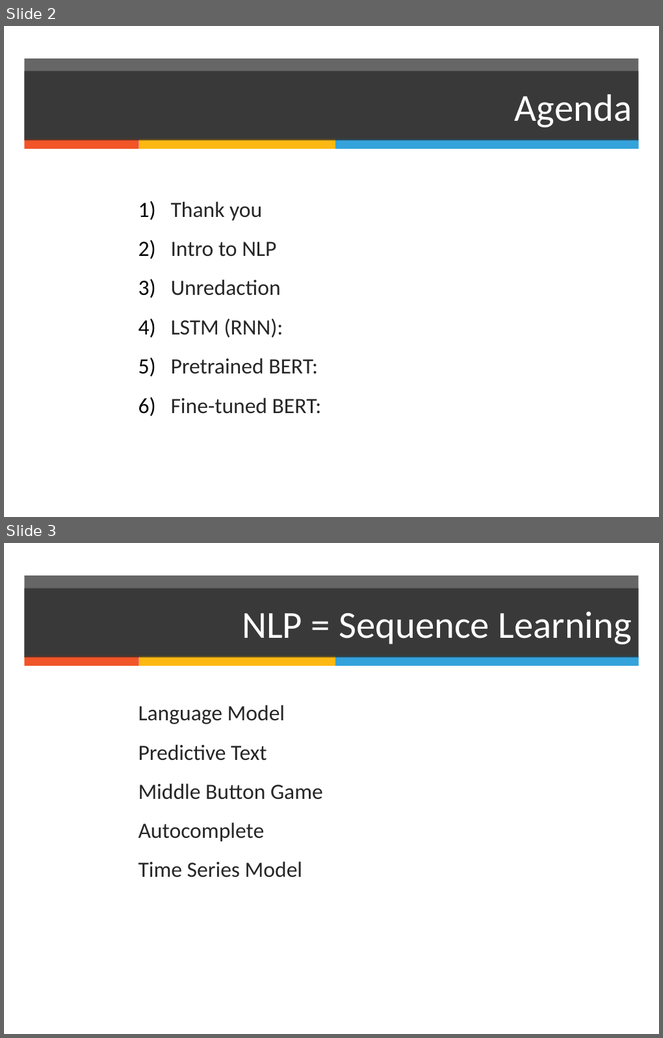
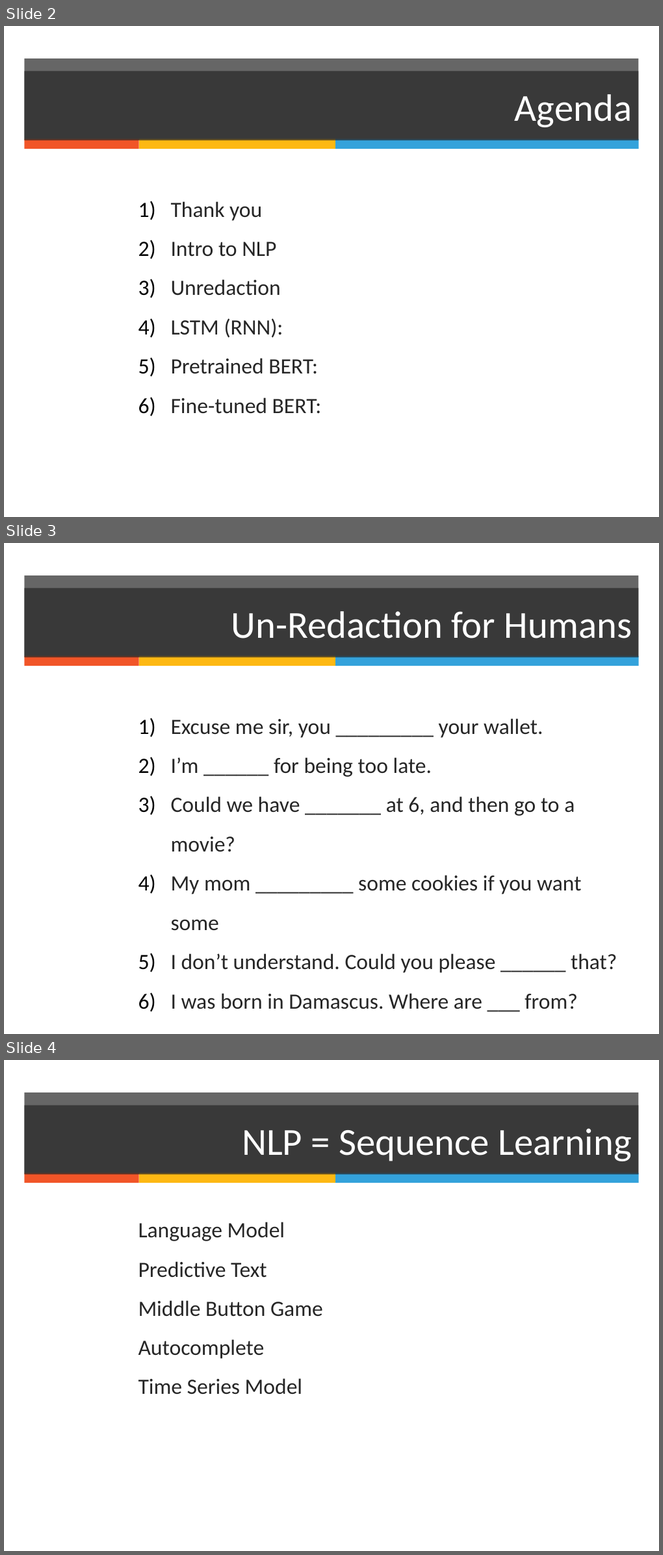
Before and after one commit to manceps/tfw, a slide deck: slides/talk-portland-python-user-group-05-30-manceps-branding.odp. Shown one above the other, each under a label of ours: slides 2 and 3 before the commit, slides 2, 3 and 4 after it. The pictures are 663x1038 and 663x1555 pixels, drawn with LibreOffice and Linux fonts; fonts in the diff are those of the drawing; background and template pictures are left out. Boxes give left, top, right and bottom in pixels: in the first picture for what was removed or moved away, otherwise in the second. Text is boxed around its words. In the diff, an @@ line names an element or a change of style, - is before the commit and + after.

Commit message:
working unredact command line app with customizable redaction markers

```diff
--- a/slides/talk-portland-python-user-group-05-30-manceps-branding.odp
+++ b/slides/talk-portland-python-user-group-05-30-manceps-branding.odp
@@ slide 3 added at (x1=4, y1=543, x2=659, y2=1034), background #FFFFFF; not listed: 4 template elements that a slide beside it also shows @@
@@ title added at (x1=24, y1=589, x2=639, y2=657), fill #262626 at 70% opacity, 42 pt, text #FFFFFF @@
+Un-Redaction for Humans
@@ text added at (x1=171, y1=719, x2=617, y2=1010), 24 pt, text #262626 @@
+1) Excuse me sir, you _________ your wallet.
+2) I’m ______ for being too late.
+3) Could we have _______ at 6, and then go to a movie?
+4) My mom _________ some cookies if you want some
+5) I don’t understand. Could you please ______ that?
+6) I was born in Damascus. Where are ___ from?
@@ what was slide 3 is now slide 4 @@
```
Also in this commit, not shown: 3 slides changed, 1 other slide added, 2 slides removed, 51 other files.
